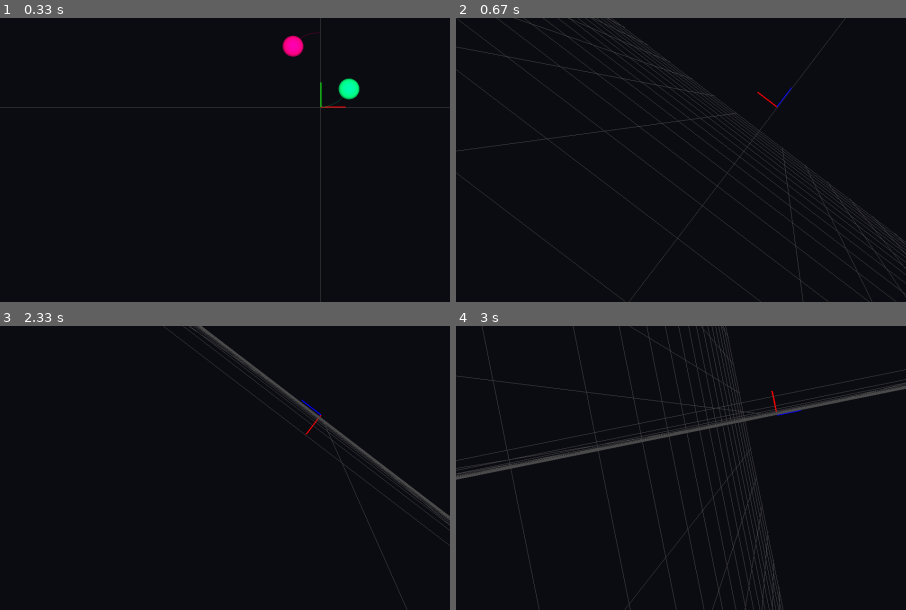
Above: before the commit, frames 1-4 (two rows, left to right).
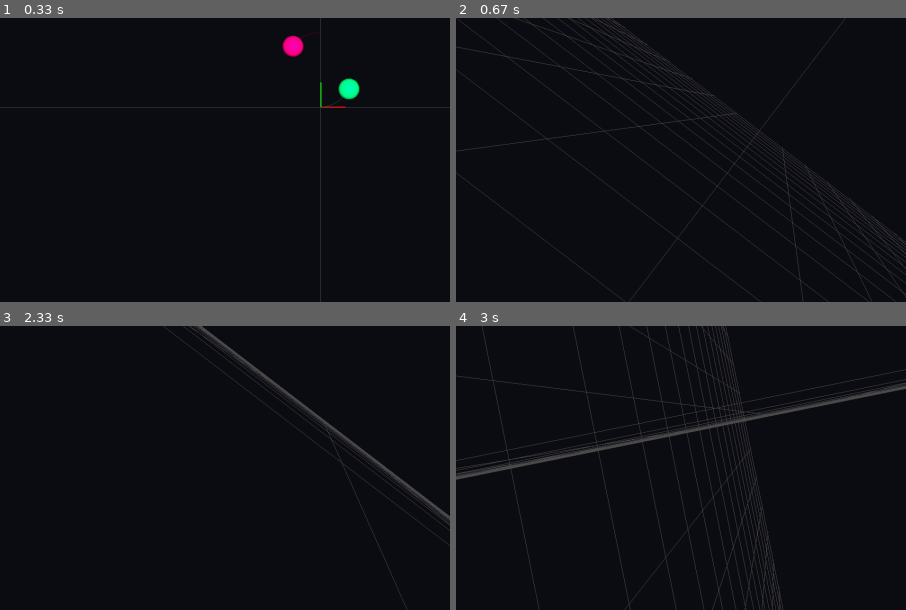
Above: after the commit, the same moments.

Repository: RJ-2911/N-BodySim
Game: pygame game, started from Programs/simWindow.py
Two runs of this game, one before a commit and one after it. Both use one fixed random seed, a clock stepped at 60 frames per second and the inputs below.
Inputs (mouse positions are % of the whole screen's width and height, from its top left):
- Up to frame 1 (0.33 s): no input
- Up to frame 2 (0.67 s): hold 4 from 0.33 s (still down); hold Right from 0.33 s (still down); move the mouse to (46, 54) at 0.37 s
- Up to frame 3 (2.33 s): release 4 at 0.8 s; release Right at 0.8 s; hold Right 0.83-1.3 s; move the mouse to (82, 47) at 0.87 s; tap Space at 0.9, 1.2, 1.4, 1.73, 2.03, 2.23 s; tap 4 at 0.98, 2.32 s; hold Up 1.33-1.63 s; move the mouse to (51, 57) at 1.37 s; tap 1 at 1.48 s; hold Right 1.67-2.13 s; move the mouse to (26, 51) at 1.7 s; hold Left from 2.17 s (still down); move the mouse to (60, 72) at 2.2 s
- Up to frame 4 (3 s): tap Space at 2.53, 2.8 s; release Left at 2.7 s; hold Down from 2.73 s (still down); move the mouse to (19, 73) at 2.77 s; tap 1 at 2.88 s
The pictures show only the part of the screen within x 14-64%, y 34-84%; the shares and areas given below are measured in that part.

Frame 1 is identical in both runs. In frame 2, less than 0.1% of the frame differs, in the area x 66-75%, y 24-32%; in frame 3, less than 0.1%; in frame 4, less than 0.1%, in the area x 70-77%, y 22-32%.

Commit message:
addedd a toggle for crosshair visibility

Diff:
--- a/Programs/simWindow.py
+++ b/Programs/simWindow.py
@@ -47,6 +47,7 @@
         self.showGridXY = True
         self.showGridYZ = True
         self.showGridZX = True
+        self.showAxes = True
 
     def draw_axes(self, camera_obj, size, distance): # Big Distance = Small Crosshair
 
@@ -114,7 +115,8 @@
         # Use the Camera's gluLookAt
         camera_obj.apply_view()
 
-        self.draw_axes(camera_obj, 1, 20)
+        if self.showAxes:
+            self.draw_axes(camera_obj, 1, 20)
         self.draw_grid(5000, 100)
 
 
@@ -170,6 +172,8 @@
                     self.renderer.showGridYZ = not self.renderer.showGridYZ
                 elif event.key == K_3:
                     self.renderer.showGridZX = not self.renderer.showGridZX
+                elif event.key == K_4:
+                    self.renderer.showAxes = not self.renderer.showAxes
             elif event.type == MOUSEMOTION:
                 dx, dy = event.rel
                 sensitivity = 0.14
